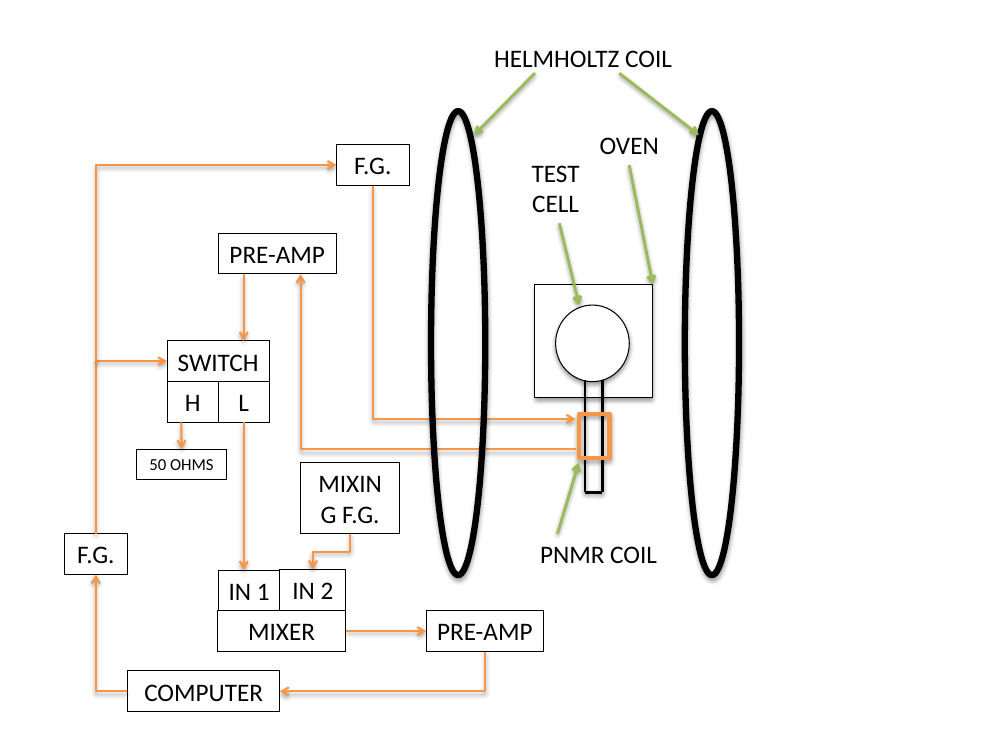
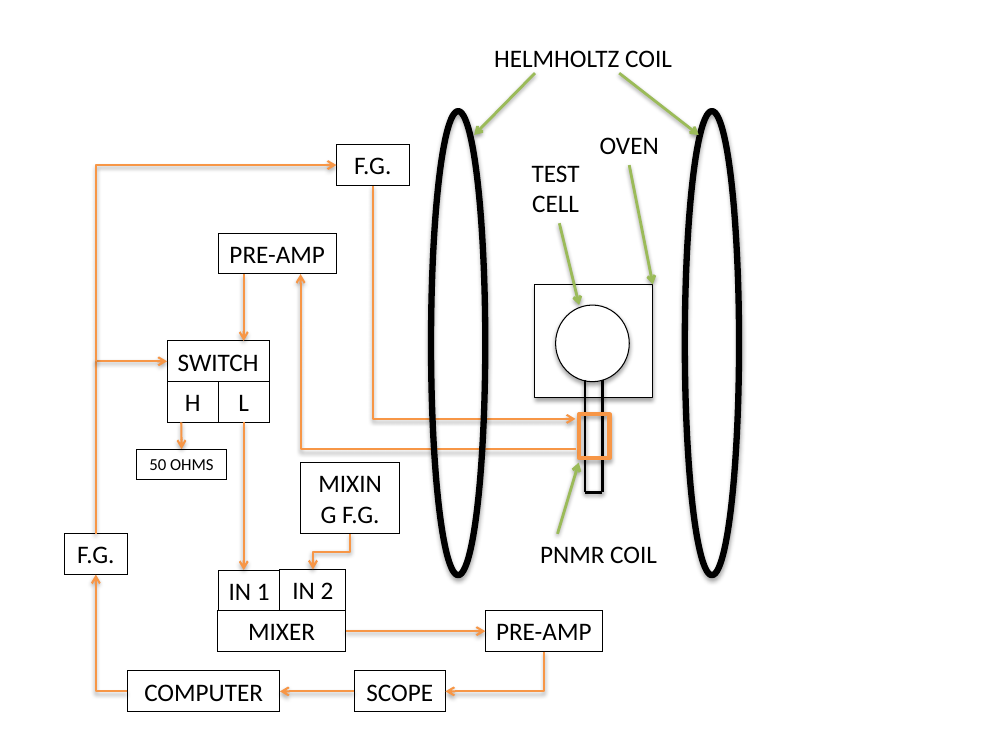
Before and after one commit to yw6vp/My-Thesis, a slide deck: slide 1 of pnmr setup.pptx. Drawn at 1008x756 pixels with LibreOffice and Linux fonts; fonts in the diff are those of the drawing. Boxes give left, top, right and bottom in pixels: in the first picture for what was removed or moved away, otherwise in the second. Text is boxed around its words. In the diff, an @@ line names an element or a change of style, - is before the commit and + after.

```diff
--- a/pnmr setup.pptx
+++ b/pnmr setup.pptx
@@ rectangle "PRE-AMP" moved from (x1=426, y1=611, x2=543, y2=651) to (x1=485, y1=611, x2=602, y2=651) @@
@@ arrow moved from (346, 631) - (426, 631) to (346, 631) - (485, 631) @@
@@ elbow arrow moved from (485, 651) - (280, 691) to (544, 651) - (446, 691) @@
@@ rectangle added at (x1=354, y1=671, x2=445, y2=712), outline #000000 0.75 pt, 18 pt, text #000000 @@
+SCOPE
@@ arrow added from (354, 691) to (280, 691), #F79646 1.5 pt @@
```
Also in this commit, not shown: 27 other files.
